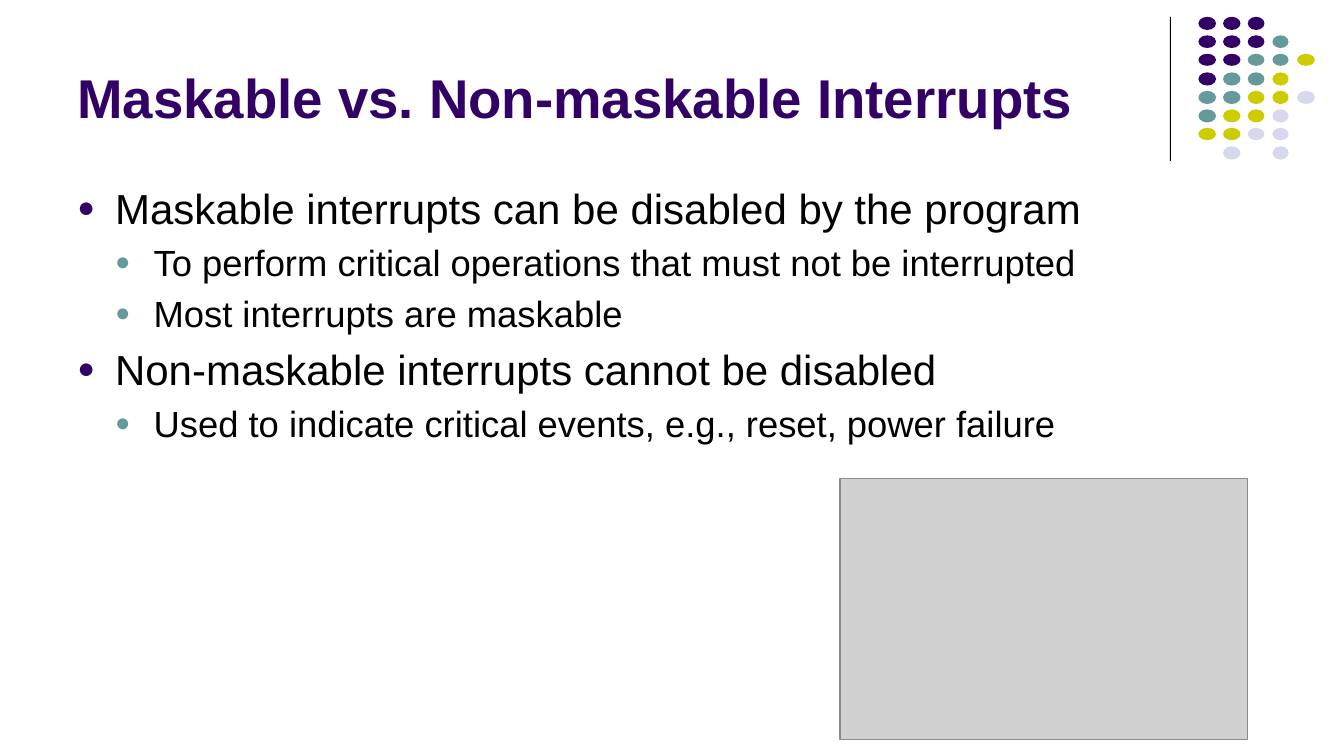
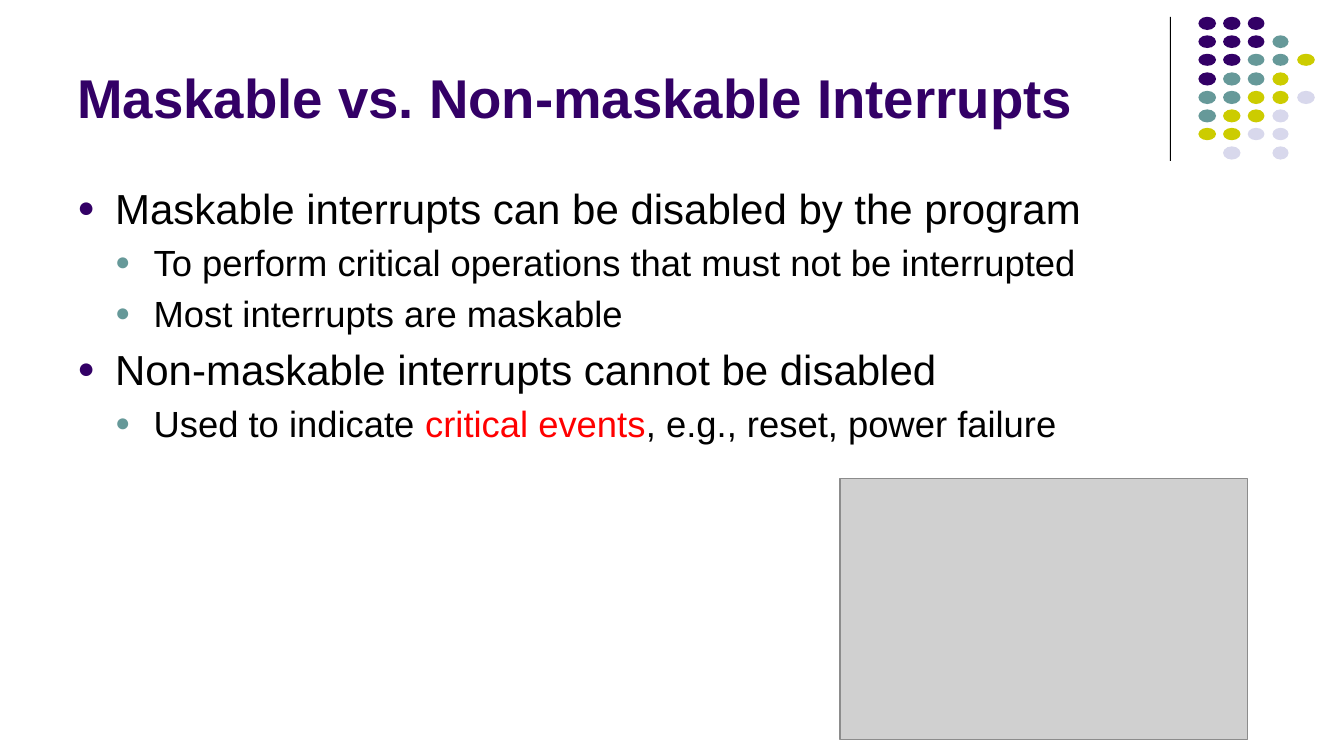
Before and after one commit to kmtekvn/hitech_stm32_basic, a slide deck: slide 8 of 04. Slides/04. TIMER/Interrupt.pptx. Drawn at 1344x756 pixels with LibreOffice and Linux fonts; fonts in the diff are those of the drawing; grey boxes stand for pictures. Boxes give left, top, right and bottom in pixels: in the first picture for what was removed or moved away, otherwise in the second. Text is boxed around its words. In the diff, an @@ line names an element or a change of style, - is before the commit and + after.

Commit message:
update slide

```diff
--- a/04. Slides/04. TIMER/Interrupt.pptx
+++ b/04. Slides/04. TIMER/Interrupt.pptx
@@ text at (154, 410, 1056, 444): text colour #000000 to #FF0000 in "critical events," @@
```
Also in this commit, not shown: 1 other slide changed, 1 slide added, 1 slide removed, 2 other files.
